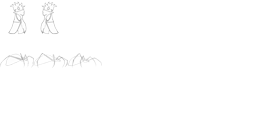
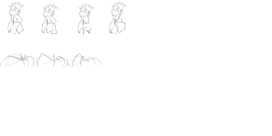
Revision of a layered 272 × 136 image; what changed, layer by layer:
added layer "Layer 11" above "Layer 10" over [76, 4, 94, 34]
renamed "Layer 4" to "Layer 10", moved it above "Layer 9", painted on it over [40, 1, 59, 35]
renamed "Layer 4 copy" to "Layer 9", painted on it over [7, 1, 27, 35]
added layer "Layer 8" over [108, 1, 127, 34]
